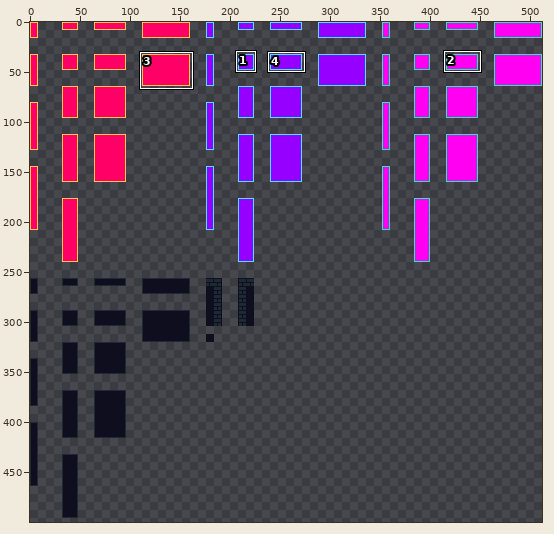
File history of a pixel-art file, assets/tiles/tileset.aseprite. Above: a wide view before the commit, with the close-up outlined.
Close-up. Earlier state:
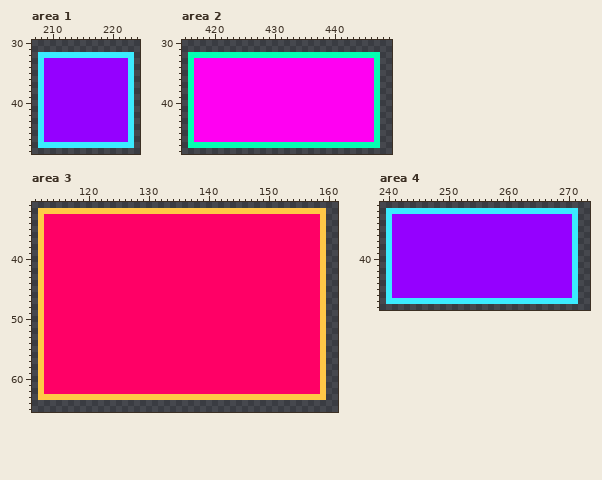
512x512 pixels, 1 frame. Shown: area 1: x 207..224, y 30..48; area 2: x 415..449, y 30..48; area 3: x 111..161, y 31..65; area 4: x 239..273, y 31..48. The wide view leaves out empty margins. The commit also changed other parts of the picture, which this record leaves out.
Now the later version:
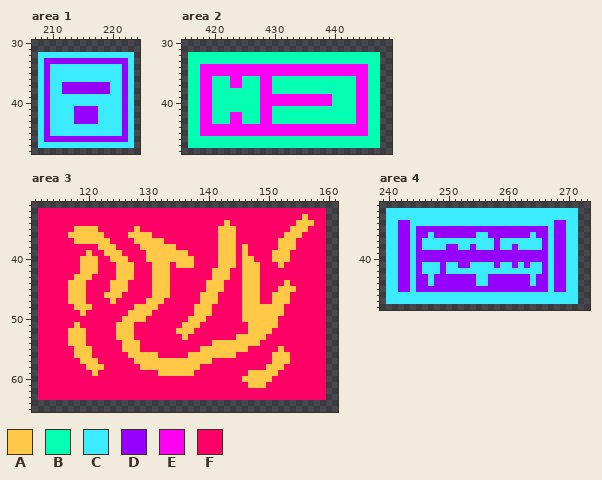
Palette (. is transparent): A #ffc847  B #04ffb2  C #3bebff  D #9500ff  E #ff00f2  F #ff0066
Difference:
layer "Starfall" added
layer "Sunset" added
layer "Skyway" added
layer "Yellow" removed
layer "Blue" removed
layer "Red" removed
Changed rows in their new state; - is an unchanged pixel.
Area 1, layer "Skyway":
first column x 210:
34 CCCCCCCCCCCC
35 CCCCCCCCCCCC
36 CCCCCCCCCCCC
37 CC--------CC
38 CC--------CC
39 CCCCCCCCCCCC
40 CCCCCCCCCCCC
41 CCCC----CCCC
42 CCCC----CCCC
43 CCCC----CCCC
44 CCCCCCCCCCCC
45 CCCCCCCCCCCC
Area 2, layer "Starfall":
first column x 417:
33 BBBBBBBBBBBBBBBBBBBBBBBBBBBBBB
34 B----------------------------B
35 B----------------------------B
36 B--BBB--BBB--BBBBBBBBBBBBBB--B
37 B--BBB--BBB--BBBBBBBBBBBBBB--B
38 B--BBBBBBBB--BBBBBBBBBBBBBB--B
39 B--BBBBBBBB------------BBBB--B
40 B--BBBBBBBB------------BBBB--B
41 B--BBBBBBBB--BBBBBBBBBBBBBB--B
42 B--BBB--BBB--BBBBBBBBBBBBBB--B
43 B--BBB--BBB--BBBBBBBBBBBBBB--B
44 B----------------------------B
45 B----------------------------B
46 BBBBBBBBBBBBBBBBBBBBBBBBBBBBBB
Area 3, layer "Sunset":
first column x 112:
32 FFFFFFFFFFFFFFFFFFFFFFFFFFFFFFFFFFFFFFFFFFFFFFFF
33 F-------------------------------------------A--F
34 F------------------------------A-----------AAA-F
35 F-----AAAA------A-------------AAA---------AAA--F
36 F----AAAAAA----AAAA-----------AAA--------AAA---F
37 F-----AAAAAA----AAAAA---------AAA-------AAA----F
38 F---------AAA----AAAAAA-------AAA-A-----AAA----F
39 F-------A--AAA----AAAAAAA-----AAA-A----AAA-----F
40 F------AAA--AAA---AAAAAAAA----AAA-AA---AAA-----F
41 F------AAA---AAA---AAA-AAA----AAA-AAA---A------F
42 F------AAA---AAA---AAA-------AAA--AAA----------F
43 F-----AAA----AAA---AAA-------AAA--AAA----------F
44 F----AAA----AAA----AAA------AAA---AAA----A-----F
45 F----AAA----AAA----AAA------AAA---AAA---AAA----F
46 F----AAA---AAA-----AAA-----AAA----AAA--AAA-----F
47 F----AAA----A-----AAA------AAA----AAA--AAA-----F
48 F-----AAA-------AAAA------AAA-----AAAAAAA------F
49 F------A-------AAAA-------AAA-----AAAAAAA------F
50 F-------------AAAA-------AAA------AAAAAA-------F
51 F-----A------AAA--------AAA--------AAAAA-------F
52 F----AAA-----AAA-------AAA---------AAAA--------F
53 F----AAA-----AAA--------A--------AAAAA---------F
54 F----AAA------AAA------------AAAAAAAA----------F
55 F-----AAA-----AAA----------AAAAAAAA-----A------F
56 F-----AAA------AAAAA-----AAAAAAAA------AAA-----F
57 F------AAA------AAAAAAAAAAAAA----------AAA-----F
58 F-------AAA------AAAAAAAAAA-----------AAA------F
59 F--------A----------AAAAAA---------AAAAA-------F
60 F---------------------------------AAAAA--------F
61 F----------------------------------AAA---------F
62 F----------------------------------------------F
63 FFFFFFFFFFFFFFFFFFFFFFFFFFFFFFFFFFFFFFFFFFFFFFFF
Area 4, layer "Skyway":
first column x 241:
33 CCCCCCCCCCCCCCCCCCCCCCCCCCCCCC
34 C--CCCCCCCCCCCCCCCCCCCCCCCC--C
35 C--C----------------------C--C
36 C--C--C-------CC-------C--C--C
37 C--C-CCCCCCCCCCCC-CCCCCCC-C--C
38 C--C-CCCC--CC-CCC-CC-CCCC-C--C
39 C--C----------------------C--C
40 C--C----------------------C--C
41 C--C-CCC-CC--CCCC-CC-C-CC-C--C
42 C--C-CCC-CCCCCCCCCCCCCCCC-C--C
43 C--C--C-------CC-------C--C--C
44 C--C--C-------CC-------C--C--C
45 C--C----------------------C--C
46 CCCCCCCCCCCCCCCCCCCCCCCCCCCCCC
Changed places in both close-ups, as pixel boxes (x1, y1, x2, y2):
changed: (50, 64, 122, 136)
changed: (194, 58, 374, 142)
changed: (38, 208, 326, 400)
changed: (392, 214, 572, 298)
